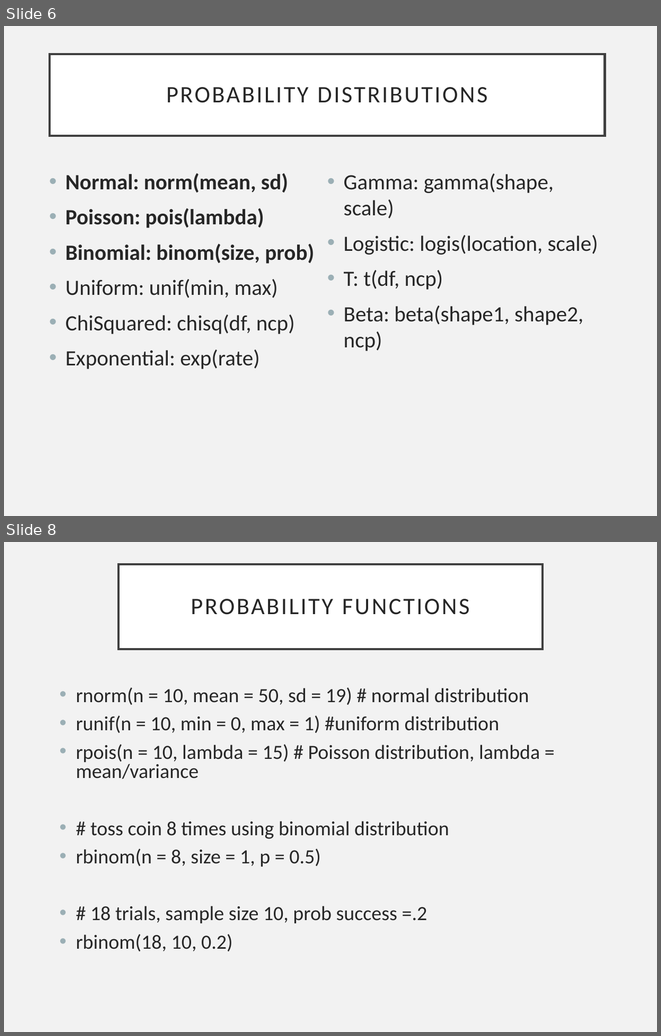
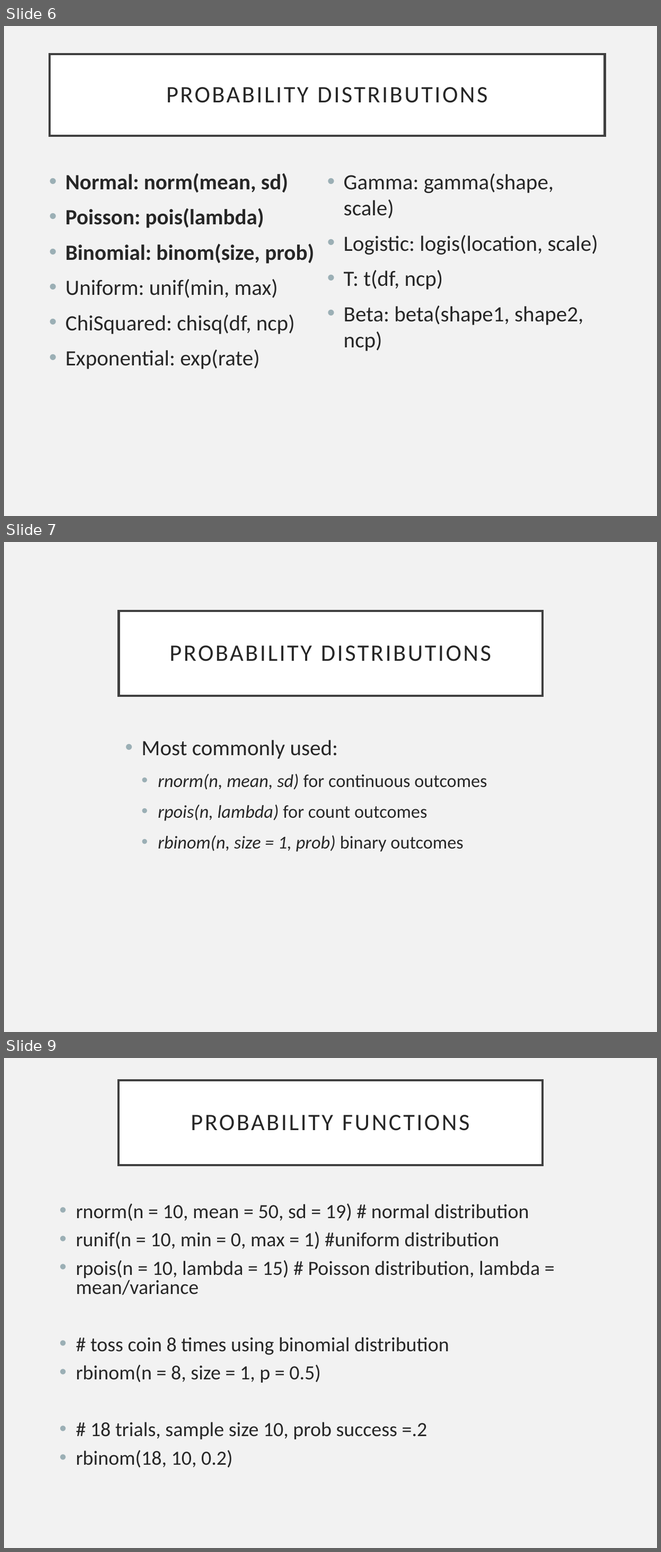
Before and after one commit to EEOB590A-Data-Science-in-R-Fall2021/CourseMaterials, a slide deck: 5. Simulating Data/SimulatingData.pptx. Shown one above the other, each under a label of ours: slides 6 and 8 before the commit, slides 6, 7 and 9 after it; the slides between them are not shown. The pictures are 661x1036 and 661x1552 pixels, drawn with LibreOffice and Linux fonts; fonts in the diff are those of the drawing. Boxes give left, top, right and bottom in pixels: in the first picture for what was removed or moved away, otherwise in the second. Text is boxed around its words. In the diff, an @@ line names an element or a change of style, - is before the commit and + after.

```diff
--- a/5. Simulating Data/SimulatingData.pptx
+++ b/5. Simulating Data/SimulatingData.pptx
@@ slide 7 added at [4, 542, 657, 1032], background #F2F2F2 @@
@@ title added at [119, 610, 542, 696], fill #FFFFFF, outline #404040 2.5 pt, 26 pt, text #262626 @@
+PROBABILITY DISTRIBUTIONS
@@ text added at [141, 740, 487, 852], 20 pt, text #262626 @@
+• Most commonly used:
+  • rnorm(n, mean, sd) for continuous outcomes
+  • rpois(n, lambda) for count outcomes
+  • rbinom(n, size = 1, prob) binary outcomes
@@ what was slide 8 is now slide 9 @@
```
Also in this commit, not shown: 10 slides changed, 3 other slides added, 2 other files.
